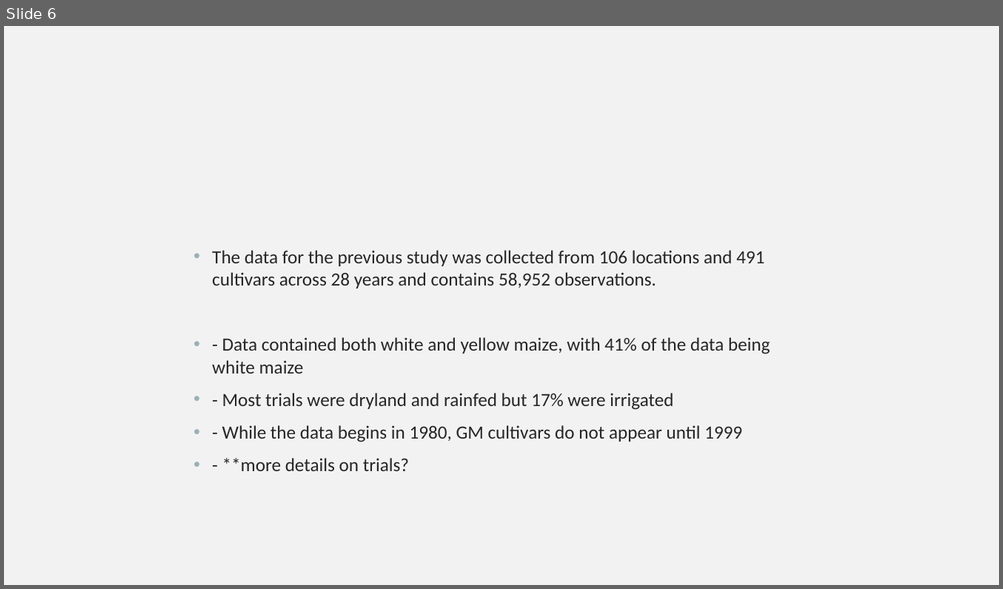
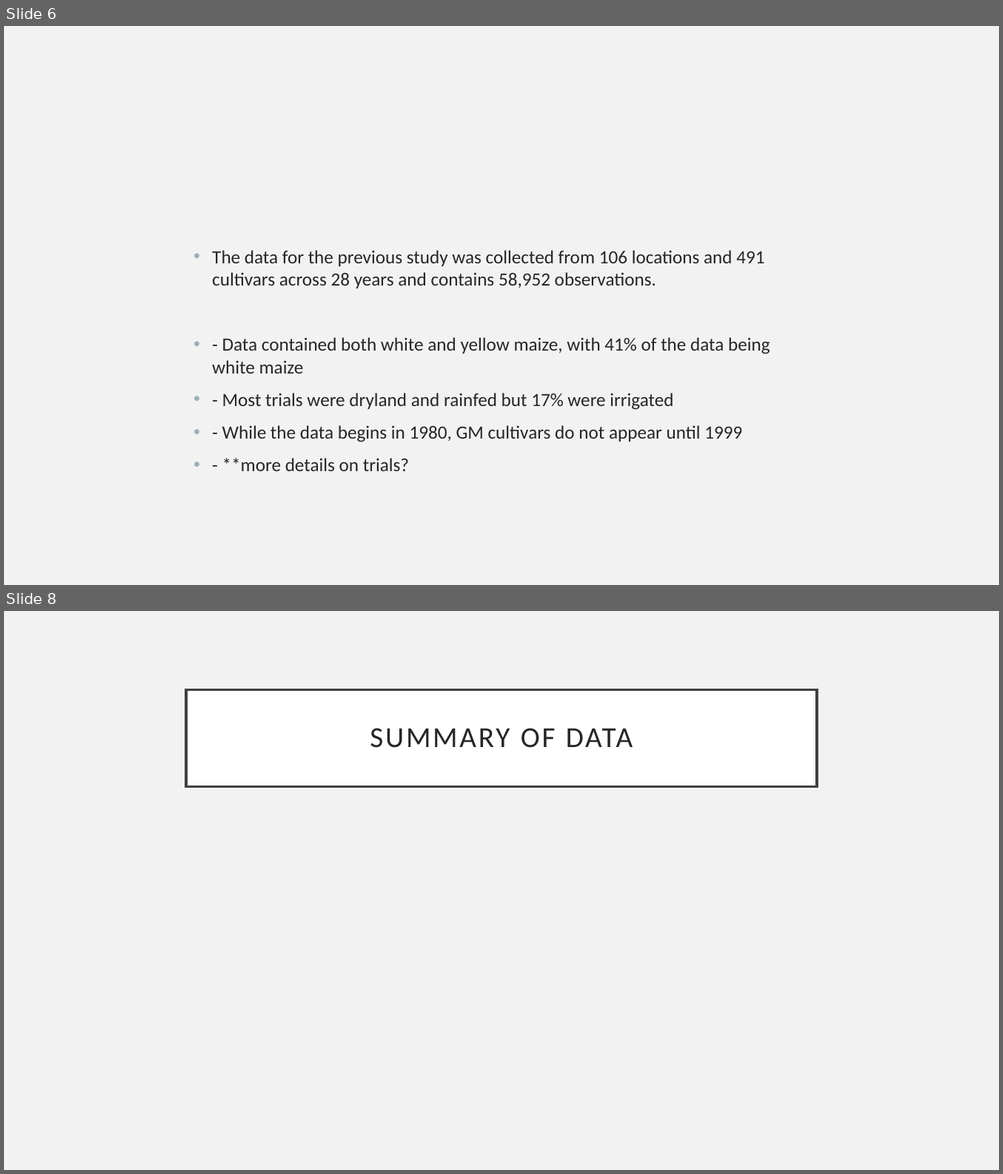
Before and after one commit to cfcooper/maize, a slide deck: maize presentation.pptx. Shown one above the other, each under a label of ours: slide 6 before the commit, slides 6 and 8 after it; the slides between them are not shown. The pictures are 1003x589 and 1003x1174 pixels, drawn with LibreOffice and Linux fonts; fonts in the diff are those of the drawing. Boxes give left, top, right and bottom in pixels: in the first picture for what was removed or moved away, otherwise in the second. Text is boxed around its words. In the diff, an @@ line names an element or a change of style, - is before the commit and + after.

```diff
--- a/maize presentation.pptx
+++ b/maize presentation.pptx
@@ slide 8 added at bbox=[4, 611, 999, 1170], background #F2F2F2 @@
@@ title added at bbox=[186, 689, 817, 786], fill #FFFFFF, outline #404040 2.5 pt, 28 pt, text #262626 @@
+SUMMARY OF DATA
```
Also in this commit, not shown: 2 slides changed, 3 other slides added.
